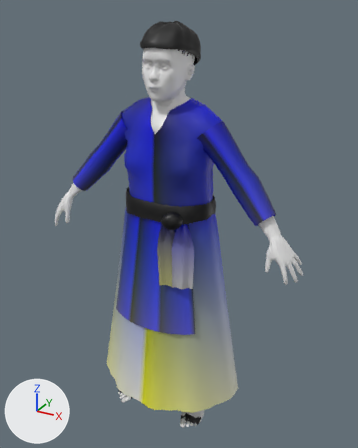
The glTF model assets/characters/villagers/marra/marra.glb: old version first, new version second.
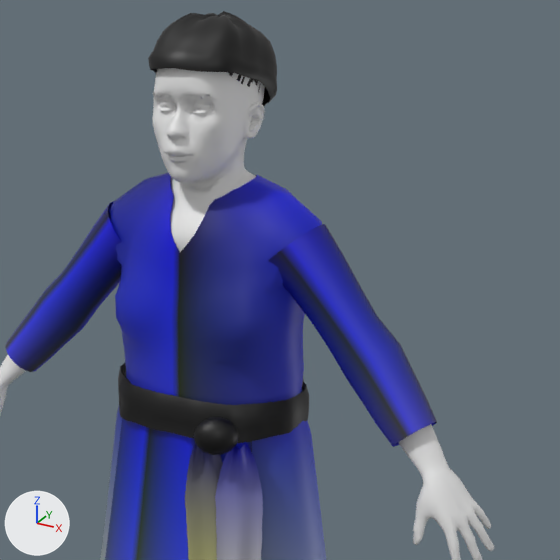
The first picture shows the older version from a 50 mm lens placed at (0.876, -1.514, 1.58), pointed at (0.024, 0.035, 0.806). The close-ups show the older and then the newer version on the part from 20% to 93% of the width and 3% to 62% of the height of that picture. Only the edits that show in the close-ups are written down. The lights are fixed; the arrows at lower left show +X, +Y and +Z. Vertices at exactly the same position are counted once.

Before the edit, the objects in view are built like this:
```python
me_body = bpy.data.meshes.new('Body')
me_body.from_pydata(...)  # 3725 vertices, 7226 faces; spans x -0.538..0.538, y -0.168..0.117, z 0.0..1.36
me_body.materials.append(mat_skin_body)  # white #e7e7e7
me_costume = bpy.data.meshes.new('Costume')
me_costume.from_pydata(...)  # 5218 vertices, 9260 faces; spans x -0.424..0.424, y -0.232..0.234, z -0.006..1.29
# faces by material slot: [3504, 3120, 756, 1628, 252]
me_costume.materials.append(mat_cloth_b)
me_costume.materials.append(mat_cloth_c)
me_costume.materials.append(mat_cloth_a)
me_costume.materials.append(mat_cloth_d)
me_costume.materials.append(mat_leather)
me_hairhead = bpy.data.meshes.new('HairHead')
me_hairhead.from_pydata(...)  # 1085 vertices, 1400 faces; spans x -0.093..0.091, y -0.096..0.168, z 1.358..1.536
# faces by material slot: [196, 164, 1040]
me_hairhead.materials.append(mat_hair_grey)
me_hairhead.materials.append(mat_hair)
me_hairhead.materials.append(mat_cloth_c)
ob_body = bpy.data.objects.new('Body', me_body)
ob_body.location = (0.0, 0.0, 0.0)
ob_costume = bpy.data.objects.new('Costume', me_costume)
ob_costume.location = (0.0, 0.0, 0.0)
ob_hairhead = bpy.data.objects.new('HairHead', me_hairhead)
ob_hairhead.location = (0.0, 0.0, 0.0)
# also in view: 'Head' at (0.0, 0.0, 1.396)
```
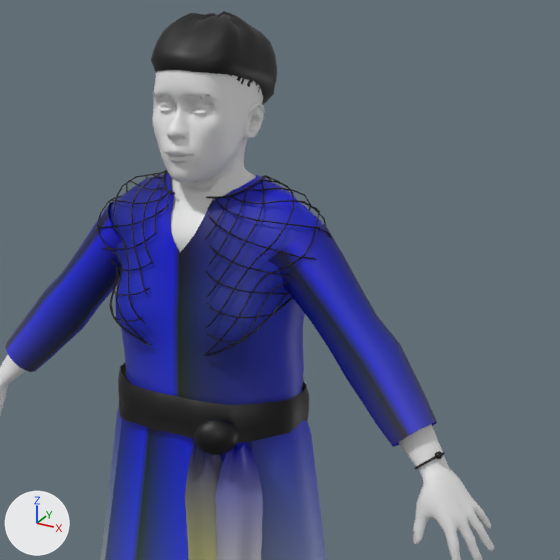
Pixel boxes (x1, y1, x2, y2) of what changed, in the close-ups (560 x 560 px; the box of a moved part takes in the faces that stretch with it):
'Costume', reshaped
    before: (5, 173, 437, 560)
    after: (5, 170, 445, 560)
'HairHead', reshaped
    before: (148, 11, 277, 106)
    after: (151, 11, 277, 105)
part 1 of me_costume, added
    after: (97, 170, 332, 356)
part 2 of me_costume, added
    after: (415, 452, 445, 469)
part 3 of me_hairhead, moved or reshaped
    before: (148, 49, 277, 106)
    after: (151, 49, 276, 105)

Edits to the bpy script that builds the scene:
```text
Change me_costume:
    used by ob_costume; location = (0.0, 0.0, 0.0)
    remove me_costume.from_pydata(...)  # 5218 vertices, 9260 faces; spans x -0.424..0.424, y -0.232..0.234, z -0.006..1.29
    add me_costume.from_pydata(...)  # 8141 vertices, 14844 faces; spans x -0.424..0.446, y -0.232..0.234, z -0.006..1.291
    me_costume part 1: 2838 vertices added at x -0.222..0.224, y -0.118..0.116, z 0.858..1.291
    me_costume part 2: 85 vertices added at x 0.405..0.446, y -0.069..-0.02, z 0.871..0.91
Change me_hairhead:
    used by ob_hairhead; location = (0.0, 0.0, 0.0)
    remove me_hairhead.from_pydata(...)  # 1085 vertices, 1400 faces; spans x -0.093..0.091, y -0.096..0.168, z 1.358..1.536
    add me_hairhead.from_pydata(...)  # 1085 vertices, 1400 faces; spans x -0.088..0.087, y -0.092..0.168, z 1.358..1.536
    me_hairhead part 3: 80 of 1085 vertices moved; they spanned x -0.093..0.091, y -0.096..0.128, z 1.37..1.476 and now span x -0.088..0.087, y -0.092..0.122, z 1.375..1.474; mean shift (0.0, -0.001, 0.0); largest move (-0.032, 0.107, 1.376) -> (-0.028, 0.094, 1.382)
```
